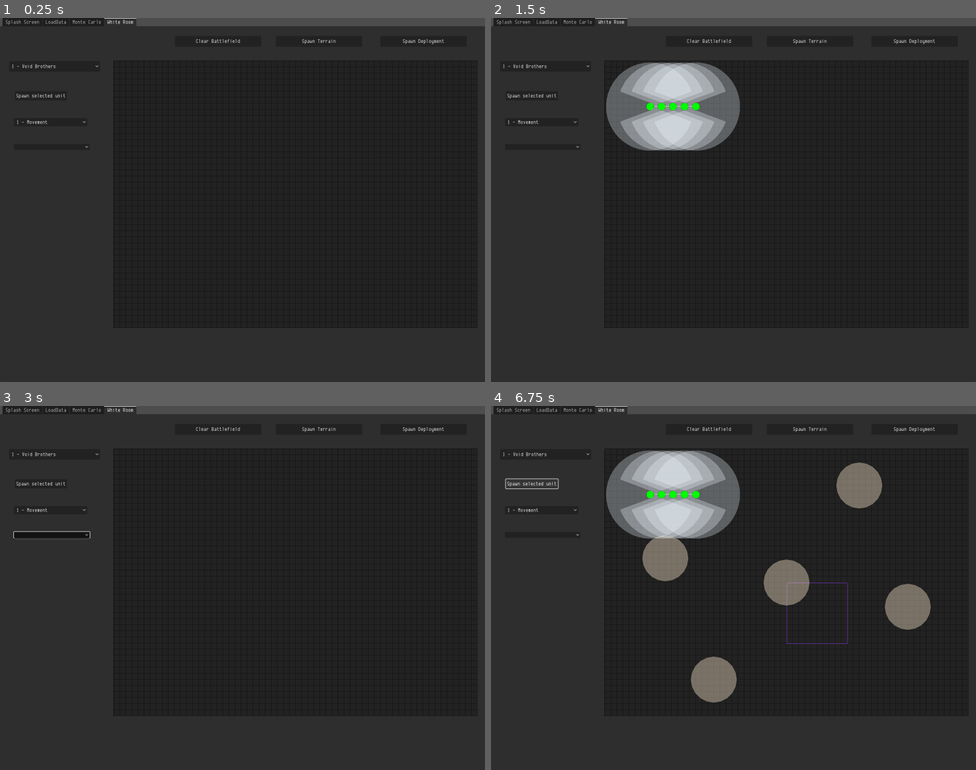
Above: before the commit, frames 1-4 (two rows, left to right).
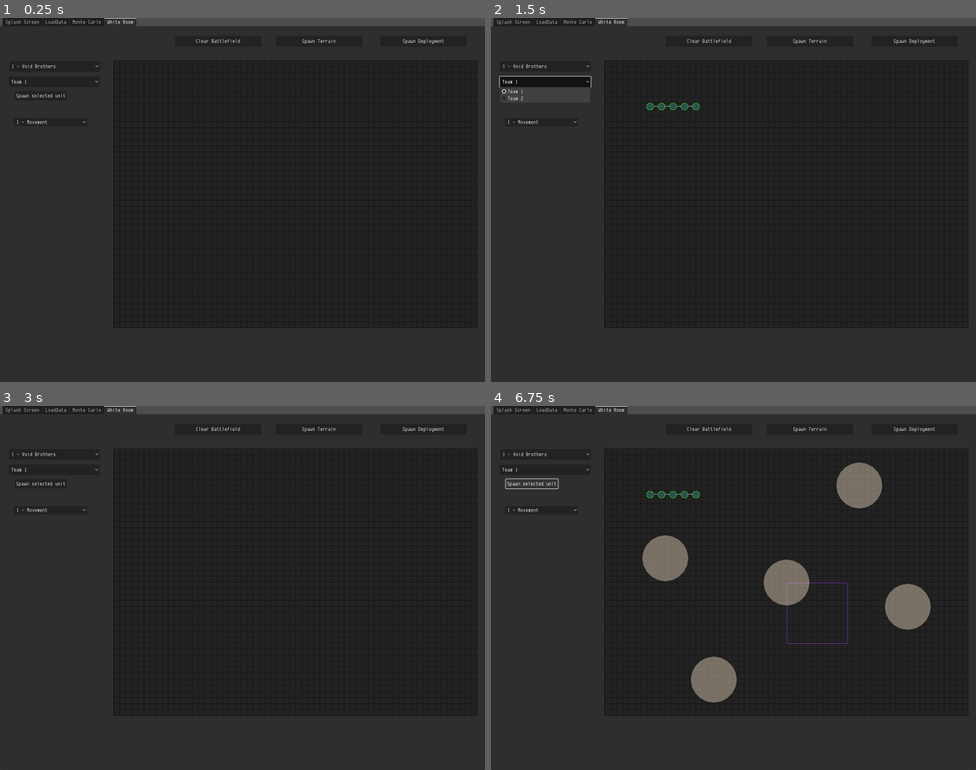
Above: after the commit, the same moments.

Repository: Scarfsman/WhiteRoom
Game: Godot game, scene res://Scenes/main.tscn
Two runs of this game, one before a commit and one after it. Both use one fixed random seed, a clock stepped at 60 frames per second and the inputs below.
Inputs (mouse positions are in pixels of both pictures, inside the frame that each line leads up to):
- Up to frame 1 (0.25 s): no input
- Up to frame 2 (1.5 s): click "Spawn selected unit" at 0.5 s; click (544, 83) at 1.25 s, where only the run after the commit has a clickable "Team 1"
- Up to frame 3 (3 s): click "Clear Battlefield" at 2 s; click (53, 533) at 2.77 s
- Up to frame 4 (6.75 s): click "1 - Void Brothers" at 3.5 s; click "Spawn Deployment" at 4.25 s; click "Spawn Terrain" at 5 s; click "1 - Movement" at 5.75 s; click "Spawn selected unit" at 6.5 s

The runs differ from the first frame. In frame 1, less than 0.1% of the frame differs, in the area x 2-21%, y 17-36%; in frame 2, 6.6%, in the area x 1-52%, y 12-37%; in frame 3, 0.3%; in frame 4, 5.8%.

Commit message:
making changes to visablilty for shooting

Diff:
--- a/Scenes/main.tscn
+++ b/Scenes/main.tscn
@@ -241,6 +241,25 @@
 grow_vertical = 2
 text = "Spawn selected unit"
 
+[node name="TeamSelection" type="OptionButton" parent="TabContainer/White Room"]
+layout_mode = 1
+anchors_preset = -1
+anchor_left = -0.0979167
+anchor_top = -1.82857
+anchor_right = -0.0979167
+anchor_bottom = -1.82857
+offset_left = 185.667
+offset_top = 2310.91
+offset_right = 485.667
+offset_bottom = 2345.91
+selected = 0
+item_count = 2
+popup/item_0/text = "Team 1"
+popup/item_0/id = 0
+popup/item_1/text = "Team 2"
+popup/item_1/id = 1
+metadata/_edit_use_anchors_ = true
+
 [node name="UnitSelection" type="OptionButton" parent="TabContainer/White Room"]
 layout_mode = 1
 anchors_preset = -1
@@ -294,7 +313,7 @@
 popup/item_2/text = "3 - Charge"
 popup/item_2/id = 2
 
-[node name="WeaponSelect" type="OptionButton" parent="TabContainer/White Room"]
+[node name="TargetSelect" type="OptionButton" parent="TabContainer/White Room"]
 layout_mode = 1
 anchors_preset = -1
 offset_left = 46.0
@@ -312,8 +331,9 @@
 [connection signal="mouse_entered" from="TabContainer/White Room/ScrollContainer" to="TabContainer/White Room" method="_on_scroll_container_mouse_entered"]
 [connection signal="mouse_exited" from="TabContainer/White Room/ScrollContainer" to="TabContainer/White Room" method="_on_scroll_container_mouse_exited"]
 [connection signal="pressed" from="TabContainer/White Room/Load" to="TabContainer/White Room" method="_on_load_pressed"]
+[connection signal="item_selected" from="TabContainer/White Room/TeamSelection" to="TabContainer/White Room" method="_on_team_selection_item_selected"]
 [connection signal="pressed" from="TabContainer/White Room/ClearUnits" to="TabContainer/White Room" method="_on_clear_units_pressed"]
 [connection signal="pressed" from="TabContainer/White Room/SpawnDeployment" to="TabContainer/White Room" method="_on_spawn_deployment_pressed"]
 [connection signal="pressed" from="TabContainer/White Room/SpawnTerrain" to="TabContainer/White Room" method="_on_spawn_terrain_pressed"]
 [connection signal="item_selected" from="TabContainer/White Room/PhaseSelect" to="TabContainer/White Room" method="_on_phase_select_item_selected"]
-[connection signal="item_selected" from="TabContainer/White Room/WeaponSelect" to="TabContainer/White Room" method="_on_weapon_select_item_selected"]
+[connection signal="item_selected" from="TabContainer/White Room/TargetSelect" to="TabContainer/White Room" method="_on_weapon_select_item_selected"]
--- a/Scenes/model.tscn
+++ b/Scenes/model.tscn
@@ -1,7 +1,8 @@
-[gd_scene load_steps=4 format=3 uid="uid://qt6grn08pcky"]
+[gd_scene load_steps=5 format=3 uid="uid://qt6grn08pcky"]
 
 [ext_resource type="Script" uid="uid://b8qa4sn5gfhce" path="res://scripts/object.gd" id="1_682kq"]
 [ext_resource type="Texture2D" uid="uid://km3tc1sjuafp" path="res://pngwing.com(2).png" id="2_h01ia"]
+[ext_resource type="Texture2D" uid="uid://c0a1phx78qef0" path="res://Sprite Boarder.png" id="3_h01ia"]
 
 [sub_resource type="CircleShape2D" id="CircleShape2D_c52km"]
 radius = 50.0
@@ -33,6 +34,9 @@
 grow_horizontal = 2
 grow_vertical = 2
 
+[node name="Boarder" type="Sprite2D" parent="."]
+texture = ExtResource("3_h01ia")
+
 [node name="Area" type="Polygon2D" parent="."]
 color = Color(0.364706, 0.337255, 0.556863, 0.337255)
 
--- a/Scenes/unit.tscn
+++ b/Scenes/unit.tscn
@@ -5,9 +5,5 @@
 [node name="Unit" type="Control"]
 z_index = 2
 layout_mode = 3
-anchors_preset = 15
-anchor_right = 1.0
-anchor_bottom = 1.0
-grow_horizontal = 2
-grow_vertical = 2
+anchors_preset = 0
 script = ExtResource("1_yjw0f")
--- a/scripts/Globals.gd
+++ b/scripts/Globals.gd
@@ -37,7 +37,7 @@
 #some example data to preload when launching fo the first time
 var exampleUnits = [[1, 'Void Brothers', 'Void Brother', '6', 4, 3, 2, 7, 2, 4, ["-"],
                     {1: 1, 3: 1}, 32],
-                    [1, 'Void Brothers', 'Void Brother-Sargent', '6', 4, 3, 2, 7, 2, 1, ["-"],
+                    [1, 'Void Brothers', 'Void Brother-Sargent', '8', 4, 3, 2, 7, 2, 1, ["-"],
                     {2: 1, 3: 1}, 32],
                     [2, 'Astral Warriors', 'Warrior', 6, 3, 5, 1, 7, 2, 10, ["-"],
                     {4: 1, 5: 1}, 25],
@@ -46,11 +46,11 @@
                     [4, 'Visability Test 2', 'Warrior', 28, 3, 5, 1, 7, 2, 1, ["-"],
                     {4: 1, 5: 1}, 60]]
 
-var exampleWeapons = [[1, 'Grenade Rifle', '24"', 2, '3+', 4, 1, 1, ["-"], 4],
-                      [2, 'Plasma Mortar', '24"', 'D6', '3+', 6, 0, 1, ["-"], 1],
-                      [3, 'Close Combat Weapon', 'Melee', '2', '3+', 4, 0, 1, ["-"], 1],
-                      [4, 'Slug Thrower', '24"', 2, '4+', 3, 0, 1, ["-"], 10],
-                      [5, 'Close Combat Weapon', 'Melee', 1, '4+', 3, 0, 1, ["-"], 10]]
+var exampleWeapons = [[1, 'Grenade Rifle', 24, 2, '3+', 4, 1, 1, ["-"], 4],
+                      [2, 'Plasma Mortar', 36, 'D6', '3+', 6, 0, 1, ["-"], 1],
+                      [3, 'Close Combat Weapon', 0, '2', '3+', 4, 0, 1, ["-"], 1],
+                      [4, 'Slug Thrower', 24, 2, '4+', 3, 0, 1, ["-"], 10],
+                      [5, 'Close Combat Weapon', 0, 1, '4+', 3, 0, 1, ["-"], 10]]
 
 var Units = DataFrame.New(exampleUnits, unitCols)
 var Weapons = DataFrame.New(exampleWeapons, weaponCols)
--- a/scripts/object.gd
+++ b/scripts/object.gd
@@ -20,14 +20,16 @@
 var temp1: Vector2
 var temp2: Vector2
 
+#movement variables
 var pointsTest: PackedVector2Array
 var targetTest: PackedVector2Array
+var targetPos: Vector2
 var FOV: PackedVector2Array
 
 #data for tooltips
 var data: Array
-
 var circle: Array
+var team: int
 
 #debug options
 var debugRays: bool = false
@@ -35,6 +37,7 @@
 @onready var space_state = get_world_2d().direct_space_state
 
 func _ready():
+
     maxDist = globals.inchesToPixels(maxDist) + radius
     offsetParent = get_parent().get_parent().global_position
     #limit the units movemnt to the panel area
@@ -58,6 +61,10 @@
             draw_circle(point, 5, Color.WHITE)
 
     var circleColour = Color(0.941176, 0.972549, 1, 0.3)
+
+    if get_parent().movement and dragging:
+        draw_line(startPos - global_position, targetPos - global_position, Color.GRAY)
+
     draw_polygon(FOV, [circleColour])
 
 # Called every frame. 'delta' is the elapsed time since the previous frame.
@@ -92,7 +99,7 @@
     if dragging:
         #get rays from the root objects on the edge of the base
 
-        var targetPos = get_global_mouse_position() - offsetPos
+        targetPos = get_global_mouse_position() - offsetPos
         #make sure the object isn't being moved outside the bounds of the
         #gameboard
         targetPos[0] = float(max(leftBound, min(rightBound, targetPos[0])))
@@ -121,30 +128,55 @@
     Tooltip.HideModelPopup()
 
 func _physics_process(delta: float) -> void:
-    FOV = PackedVector2Array()
-    pointsTest = PackedVector2Array()
-    targetTest = PackedVector2Array()
-    var space_state = get_world_2d().direct_space_state
-    var angle = FOV_incrament
-    while angle <= 2 * PI:
-        var targetPosition = Vector2(0, maxDist).rotated(angle) + global_position
-        var query = PhysicsRayQueryParameters2D.create(global_position, targetPosition)
-        var result = space_state.intersect_ray(query)
-        if result:
-            if result.collider.get_collision_layer() == 5:
-                var newQuery = PhysicsRayQueryParameters2D.create(result.position, targetPosition)
-                newQuery.exclude = [result.collider.get_rid()]
-                var newResult = space_state.intersect_ray(newQuery)
-                if newResult:
-                    FOV.append(newResult.position - global_position)
-                    pointsTest.append(newResult.position - global_position)
-                else:
-                    FOV.append(targetPosition - global_position)
-                    targetTest.append(targetPosition - global_position)
-            else:
-                FOV.append(result.position - global_position)
-                pointsTest.append(result.position - global_position)
-        else:
-            FOV.append(targetPosition - global_position)
-            targetTest.append(targetPosition - global_position)
-        angle += FOV_incrament
+    var shooting = get_parent().shooting
+    var team = get_parent().team == get_parent().selectedTeam
+    if shooting and team:
+        """
+        #get the area the model can currently see
+        FOV = PackedVector2Array()
+        pointsTest = PackedVector2Array()
+        targetTest = PackedVector2Array()
+        #get space state for raycasts
+        var space_state = get_world_2d().direct_space_state
+        var angle = FOV_incrament
+        #get the equipped weapons for this model from the global data
+        for i in data[2][11].keys():
+            #get the range of the equipped weapon
+            var equipedWeapon = globals.Weapons.filter('id', [i])
+            var weaponRange = equipedWeapon.GetColumns('Range')[0]
+            if weaponRange > 0:
+                #if it is not a melle weapon, i.e. range 0, then draw what the unit can see
+                weaponRange = globals.inchesToPixels(weaponRange) + radius
+                while angle <= 2 * PI:
+                    #for the angel incrament, fire a ray cast at that angle with length of weapon range
+                    var targetPosition = Vector2(0, weaponRange).rotated(angle) + global_position
+                    var query = PhysicsRayQueryParameters2D.create(global_position, targetPosition)
+                    var result = space_state.intersect_ray(query)
+                    if result:
+                        #we hit something
+                        if result.collider.get_collision_layer() == 5:
+                            #collision layer 5 is for ruin footprints, we can see into these but not through
+                            #create a new query from where the ray hit to the orinigal target, adding
+                            #the first collider as an exception
+                            var newQuery = PhysicsRayQueryParameters2D.create(result.position, targetPosition)
+                            newQuery.exclude = [result.collider.get_rid()]
+                            var newResult = space_state.intersect_ray(newQuery)
+                            if newResult:
+                                FOV.append(newResult.position - global_position)
+                                pointsTest.append(newResult.position - global_position)
+                            else:
+                                FOV.append(targetPosition - global_position)
+                                targetTest.append(targetPosition - global_position)
+                        else:
+                            FOV.append(result.position - global_position)
+                            pointsTest.append(result.position - global_position)
+                    else:
+                        FOV.append(targetPosition - global_position)
+                        targetTest.append(targetPosition - global_position)
+                    angle += FOV_incrament
+        """
+        var space_state = get_world_2d().direct_space_state
+        var angle = FOV_incrament
+
+    else:
+        FOV = PackedVector2Array()
--- a/scripts/unit.gd
+++ b/scripts/unit.gd
@@ -3,13 +3,14 @@
 var movement: bool = false
 var shooting: bool = false
 var charge: bool = false
+var team: bool
+var selectedTeam: bool
 
 func checkNeighbours(model, visited: Array):
     for i in model.neighbours:
         if i not in visited:
             visited.append(i)
             checkNeighbours(i, visited)
-
 
 func _draw() -> void:
     var reqCount: bool = true
@@ -40,13 +41,25 @@
         checkNeighbours(allModels[0], currCheck)
         var inRange: bool = len(currCheck) == len(allModels)
 
+        if team:
+            for i in allModels:
+                i.get_node('Sprite2D').modulate = Color.GHOST_WHITE
+        else:
+            for i in allModels:
+                i.get_node('Sprite2D').modulate = Color.DARK_SLATE_GRAY
+
+
         if (inRange and reqCount) or singleModel:
             for i in allModels:
-                i.get_node('Sprite2D').modulate = Color(0,1,0)
+                i.get_node('Boarder').modulate = Color.LIME_GREEN
         else:
             for i in allModels:
-                i.get_node('Sprite2D').modulate = Color(1,0,0)
+                i.get_node('Boarder').modulate = Color.ORANGE_RED
+
 
 func _process(_float) -> void:
     var thing = 0
-    #queue_redraw()
+    queue_redraw()
+
+func update_selectedTeam(index: bool) -> void:
+    selectedTeam = index
--- a/scripts/white_room.gd
+++ b/scripts/white_room.gd
@@ -7,6 +7,12 @@
 #variables for zooming
 var hovering: bool = false
 var currScale: float = 1
+
+var units = [[], []]
+
+#variables for selecting from menus
+var currTeamSelected: bool
+signal currTeamSelected_changed(team: bool)
 
 #https://docs.google.com/document/d/1WV085gGnMPOF-zprcri-9HDW5BWBE34HGc9ndIGRJHM/edit?tab=t.0
 
@@ -89,8 +95,6 @@
                 ['MediumL', [820, 750], (2 * PI) - PI/5.2],
                 ['MediumL', [120, 553.228346457],  (2 * PI) - PI/2],
                 ['newRuins', [380, 280], 0.729728]]]
-
-
 
 var deployments = [PackedVector2Array([Vector2(10, 18),
                                        Vector2(18, 38),
@@ -179,8 +183,6 @@
         terrain.color = Color.REBECCA_PURPLE
         terrain.setCollider(5)
 
-
-
 #code for deployments
 func spawnDeployment(objectives: Array) -> void:
     for markerPos in objectives[0]:
@@ -206,7 +208,7 @@
 
 # Called when the node enters the scene tree for the first time.
 func _ready() -> void:
-    pass
+    update_Target_Unit_select(0)
 
 func _process(delta: float) -> void:
     var thing = $PhaseSelect
@@ -245,14 +247,18 @@
             var newModel = [unitData[n][1], unitData[n][2]]
             var data = [modelData.data[n][1]]
             var temp = ''
+            #create tooltips string
             for col in range(2, 9):
                 var NewString = modelData.columns[col] + ': ' + str(modelData.data[n][col]) +'\n'
                 temp += NewString
             data.append(temp)
+            data.append(modelData.data[n])
             newModel.append(data)
             models.append(newModel)
 
     var newUnit = unit.instantiate()
+    newUnit.selectedTeam = currTeamSelected
+    currTeamSelected_changed.connect(newUnit.update_selectedTeam)
     #set the model to the correct phase
     var index = $PhaseSelect.selected
     if index == 0:
@@ -267,7 +273,9 @@
         newUnit.movement = false
         newUnit.shooting = false
         newUnit.charge = true
+    newUnit.team = $TeamSelection.get_selected_id()
     #instantiate the models
+    units[int(currTeamSelected)].append(newUnit)
     for indx in range(len(models)):
         #create a new model class object and add it to the unit
         var newModel = model.instantiate()
@@ -288,6 +296,7 @@
         var rowCount: int = 0
         #set the sprite scale accordingly
         newModel.get_node('Sprite2D').scale = Vector2(radius, radius)
+        newModel.get_node('Boarder').scale = Vector2(radius, radius)
         rowCount = indx/5
         #set the tooltip data for the model
         print(models[indx][2])
@@ -301,8 +310,10 @@
     $ScrollContainer/Control/Panel/Units.add_child(newUnit)
 
 func _on_clear_units_pressed() -> void:
-    for child in $ScrollContainer/Control/Panel/Units.get_children():
-        child.queue_free()
+
+    #for child in $ScrollContainer/Control/Panel/Units.get_children():
+        #child.queue_free()
+    $ScrollContainer/Control/Panel/Units.get_children()[-1].queue_free()
 
 func _on_spawn_terrain_pressed() -> void:
     spawnTerrain(layouts[0])
@@ -330,3 +341,22 @@
             unit.movement = false
             unit.shooting = false
             unit.charge = true
+    update_Target_Unit_select(index)
+
+
+func _on_team_selection_item_selected(index: int) -> void:
+    currTeamSelected = index
+    currTeamSelected_changed.emit(currTeamSelected)
+
+func update_Target_Unit_select(phase: int):
+    var targetSelect = get_node('TargetSelect')
+    if phase == 1:
+        targetSelect.visible = true
+        for unit in units[int(currTeamSelected)]:
+            if unit != null:
+                targetSelect.add_item(unit.get_children()[0].data[0])
+            else:
+                print('HUHHH?')
+    else:
+        get_node('TargetSelect').visible = false
+        targetSelect.clear()
Binary file added: Sprite Boarder.png
Not shown, added: Sprite Boarder.png.import
